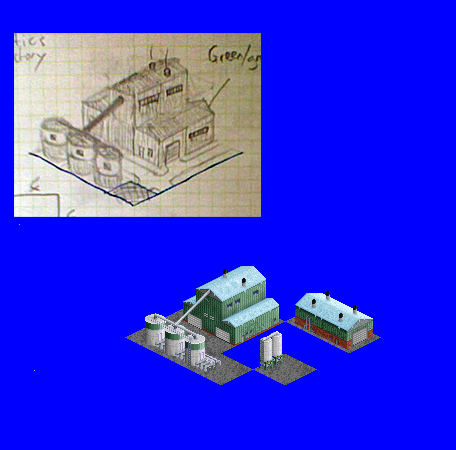
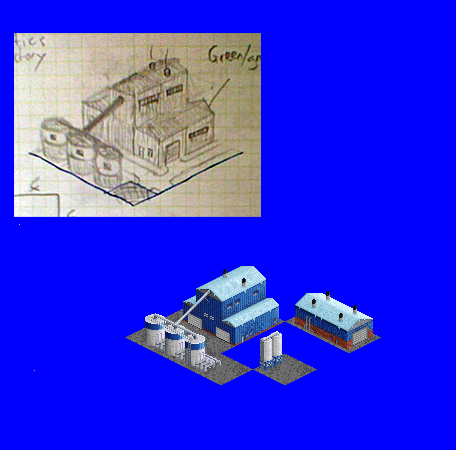
Revision of a layered 456px x 450px image; what changed, layer by layer:
painted on "legs copy 2" (1st of 2, in "Silos" › "tank copy") over [259, 359, 273, 371]
painted on "legs copy 2" (2nd of 2, in "Silos" › "tank copy 3") over [269, 354, 283, 366]
painted on "building shaded" over [145, 280, 279, 350]
painted on "warehouse" (2nd of 2, in "warehouse") over [295, 306, 373, 341]
